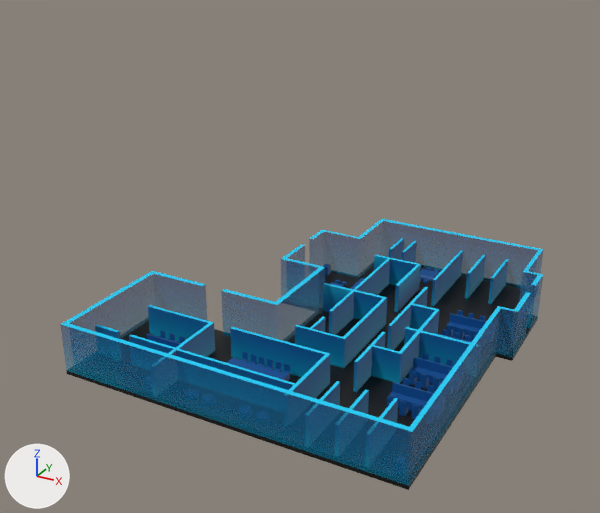
Renders of the glTF model models/floorPlanMultipleForAnim.glb from each side of a commit.
Both versions are drawn from a camera (50 mm lens) standing at (32.2, -64.9, 37.2) and looking at (-1.7, -3.3, 6.4). Arrows for +X, +Y and +Z are at lower left; the lights stay in place. Where no turn or scale is listed for an object, it has been applied to the vertices.

Objects in the first picture: '2.5D Floorplan.001', 'FloorplanBase.001', 'Objects.001'.
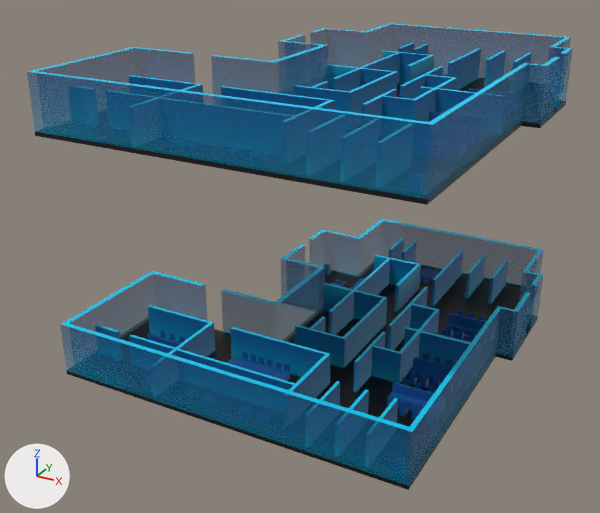
ob_floor5 is not drawn itself; it is the parent of ob_2_5d_floorplan_005, ob_floorplanbase_005, ob_objects_005.

The change, as a diff of the scene's bpy script:
```diff
--- a/models/floorPlanMultipleForAnim.glb.py
+++ b/models/floorPlanMultipleForAnim.glb.py
@@ ob_floor5 @@
 ob_floor5 = bpy.data.objects.new('floor5', None)
-ob_floor5.location = (0.0, 0.0, 0.0)
-ob_floor5.scale = (0.0, 0.0, 0.0)
+ob_floor5.location = (0.0, 0.0, 22.0)
```

Pixel boxes [x1, y1, x2, y2] of what changed, in the pictures (600 x 513 px):
'2.5D Floorplan.005', moved, rescaled (not visible before)
    after: [28, 23, 573, 189]
'FloorplanBase.005', moved, rescaled (not visible before)
    after: [35, 75, 566, 205]
'Objects.005', moved, rescaled (not visible before)
    after: [122, 68, 555, 192]
